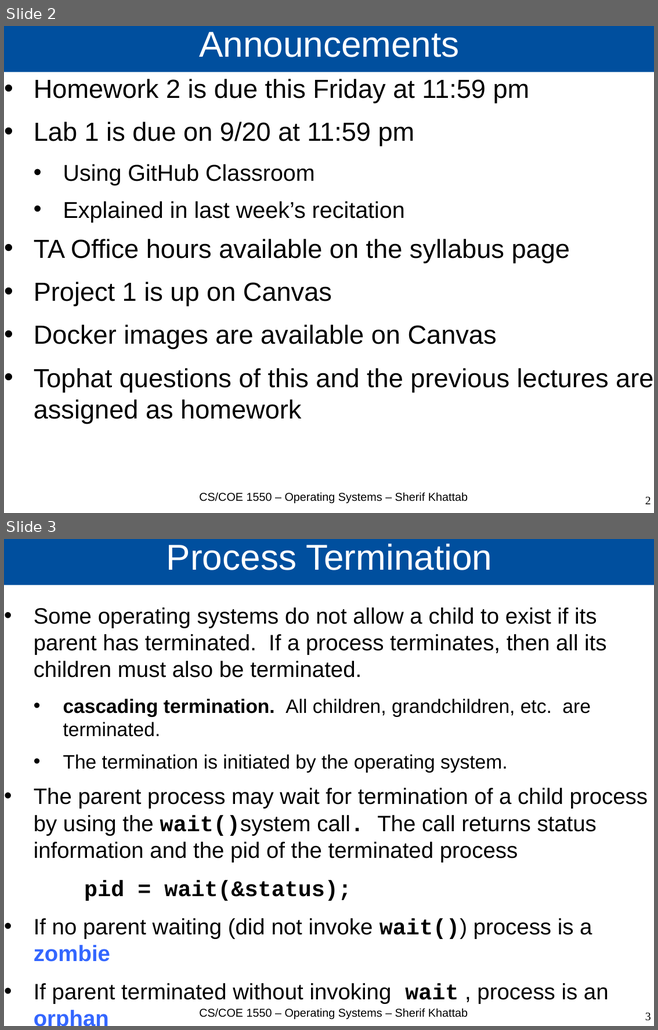
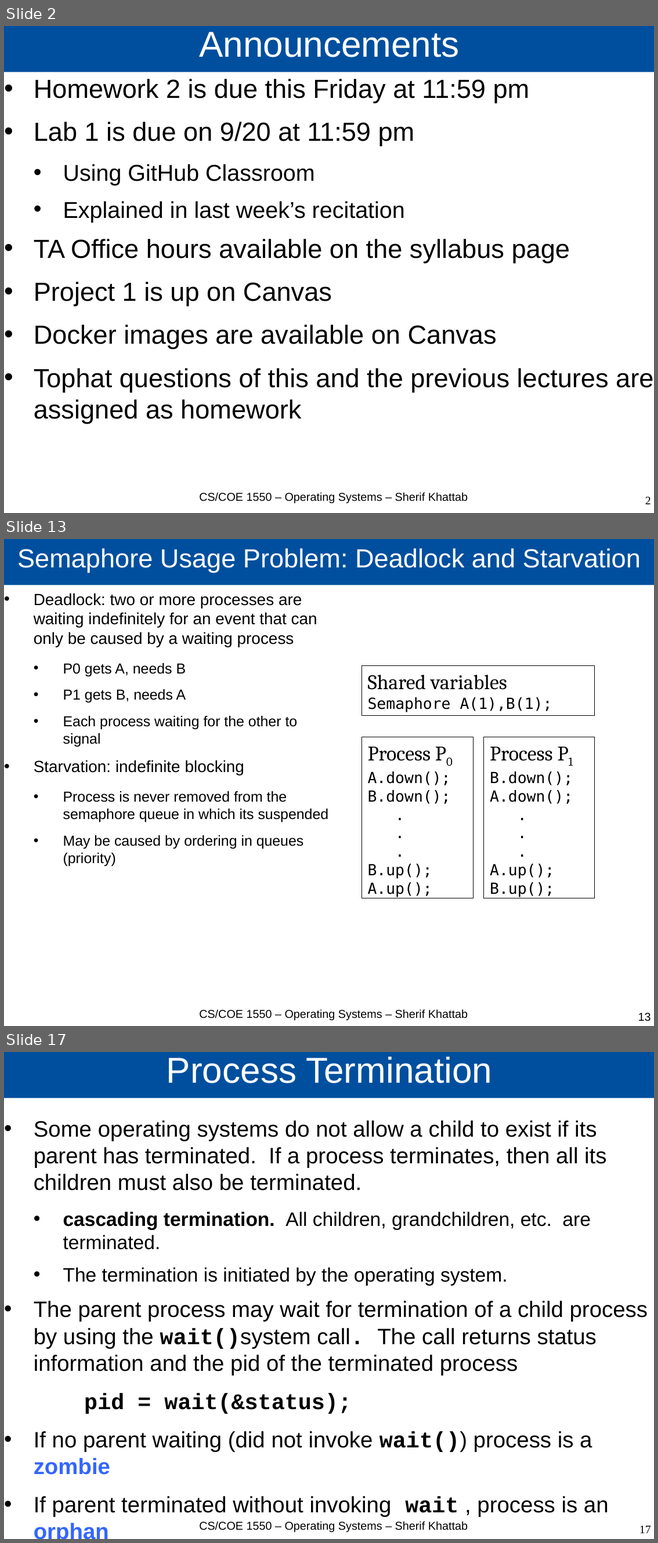
Before and after one commit to cs1550-2224/cs1550-code-handouts, a slide deck: DraftSlides/Lecture3.pptx. Shown one above the other, each under a label of ours: slides 2 and 3 before the commit, slides 2, 13 and 17 after it; the slides between them are not shown. The pictures are 658x1030 and 658x1543 pixels, drawn with LibreOffice and Linux fonts; fonts in the diff are those of the drawing. Boxes give left, top, right and bottom in pixels: in the first picture for what was removed or moved away, otherwise in the second. Text is boxed around its words. In the diff, an @@ line names an element or a change of style, - is before the commit and + after.

```diff
--- a/DraftSlides/Lecture3.pptx
+++ b/DraftSlides/Lecture3.pptx
@@ slide 13 added at bbox=[4, 539, 654, 1026], background #FFFFFF @@
@@ title added at bbox=[4, 539, 654, 585], fill #004F9E, 32 pt, text #FFFFFF @@
+Semaphore Usage Problem: Deadlock and Starvation
@@ text added at bbox=[34, 593, 329, 867], 17.6 pt, text #000000 @@
+• Deadlock: two or more processes are waiting indefinitely for an event that can only be caused by a waiting process
+  • P0 gets A, needs B
+  • P1 gets B, needs A
+  • Each process waiting for the other to signal
+• Starvation: indefinite blocking
+  • Process is never removed from the semaphore queue in which its suspended
+  • May be caused by ordering in queues (priority)
@@ rectangle added at bbox=[361, 666, 594, 716], outline #000000 0.5 pt, 18.7 pt, text #000000 @@
+Shared variables
+Semaphore A(1),B(1);
@@ rectangle added at bbox=[361, 737, 473, 899], outline #000000 0.5 pt, 18.7 pt, text #000000 @@
+Process P0
+A.down();
+B.down();
+.
+.
+.
+B.up();
+A.up();
@@ rectangle added at bbox=[484, 737, 594, 899], outline #000000 0.5 pt, 18.7 pt, text #000000 @@
+Process P1
+B.down();
+A.down();
+.
+.
+.
+A.up();
+B.up();
@@ text added at bbox=[199, 1009, 467, 1020], 14 pt, text #000000 @@
+CS/COE 1550 – Operating Systems – Sherif Khattab
@@ page number added at bbox=[638, 1013, 651, 1022], 14 pt, text #000000 @@
+13
@@ what was slide 3 is now slide 17 @@
@@ page number at bbox=[639, 1526, 651, 1533]: text changed @@
-3
+17
```
Also in this commit, not shown: 1 slide changed, 13 other slides added, 1 other file.
